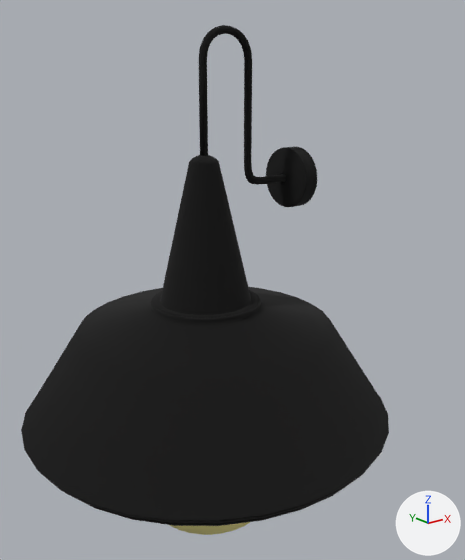
The Blender file blend_files/pnp/factory_wall_lamp.blend: old version first, new version second.
One viewpoint serves both versions: a camera (50 mm lens) standing at (-1.93, -2.65, 1.51) and looking at (0.21, 0.03, 0.44). Arrows for +X, +Y and +Z are at lower right; the lights stay in place.
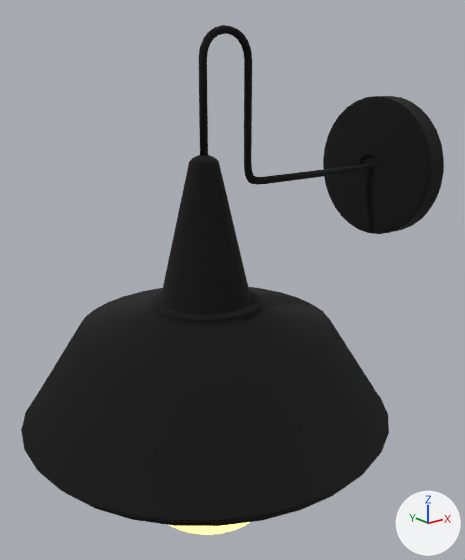
What changed in the scene script:
```text
Change mat_yelow_bulb:
    add mat_yelow_bulb.emission_strength = 1.9
Change me_cylinder_003:
    where me_cylinder_003.from_pydata(...)  # 832 vertices, 802 faces; spans x -38.4..1.0, y -1.0..1.0, z -45.8..-15.1
    used by ob_cylinder_002; location = (0.91, 0.0, 0.981); rotation_euler = (0.0, -1.571, 0.0), in degrees (0, -90, 0); scale = (-0.0203, -0.0203, -0.0203)
    me_cylinder_003 part 1: all 32 vertices in x -1.0..1.0, y -1.0..1.0, z -15.1 are moved by (0.0, 0.0, 36.5)
Change ob_cylinder_001:
    ob_cylinder_001.location: (0.603, 0.0, 0.981) -> (1.373, 0.0, 0.981)
    ob_cylinder_001.scale: (0.167, 0.167, 0.0449) -> (0.428, 0.428, 0.0697)
```

What differs and where, as boxes (x1, y1, x2, y2) in the pictures (465 x 560 px; the box of a moved part takes in the faces that stretch with it):
'Cylinder.001', moved, rescaled (135% wider, 128% taller): before (266, 147, 317, 207); after (323, 96, 444, 234)
'Cylinder.002', reshaped (99% wider): before (199, 25, 286, 185); after (199, 25, 373, 185)
'Sphere', surface changed (yellow to beige): (170, 522, 250, 535) in both
part 1 of me_cylinder_003, moved or reshaped: before (272, 174, 286, 183); after (272, 164, 373, 183)
